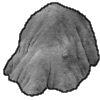
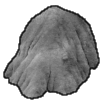
Layer changes from the first (100, 100) image to the second:
painted on "line" over (x1=3, y1=2, x2=100, y2=100)
painted on "Pasted Layer" over (x1=3, y1=2, x2=99, y2=99)
